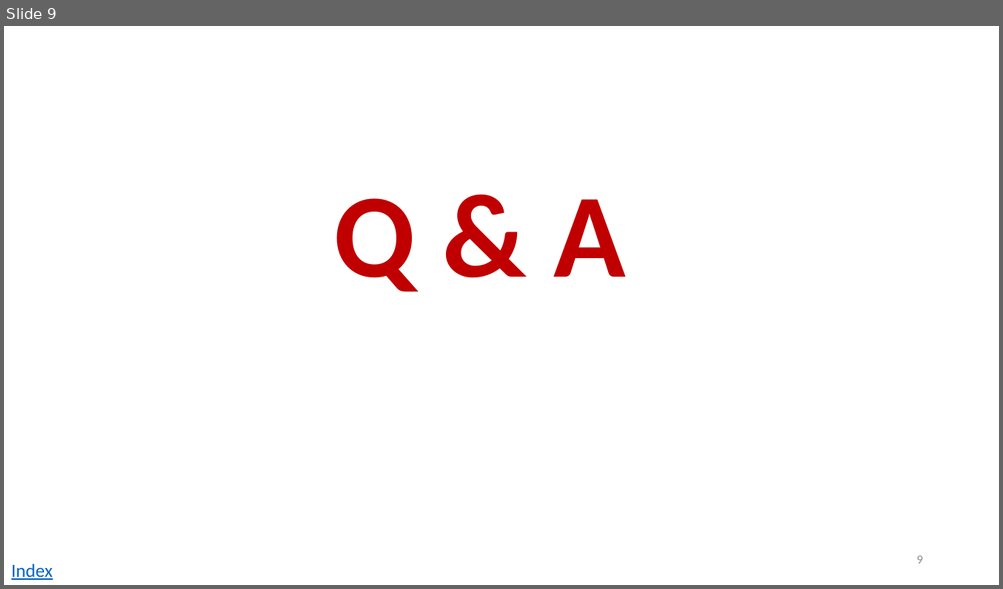
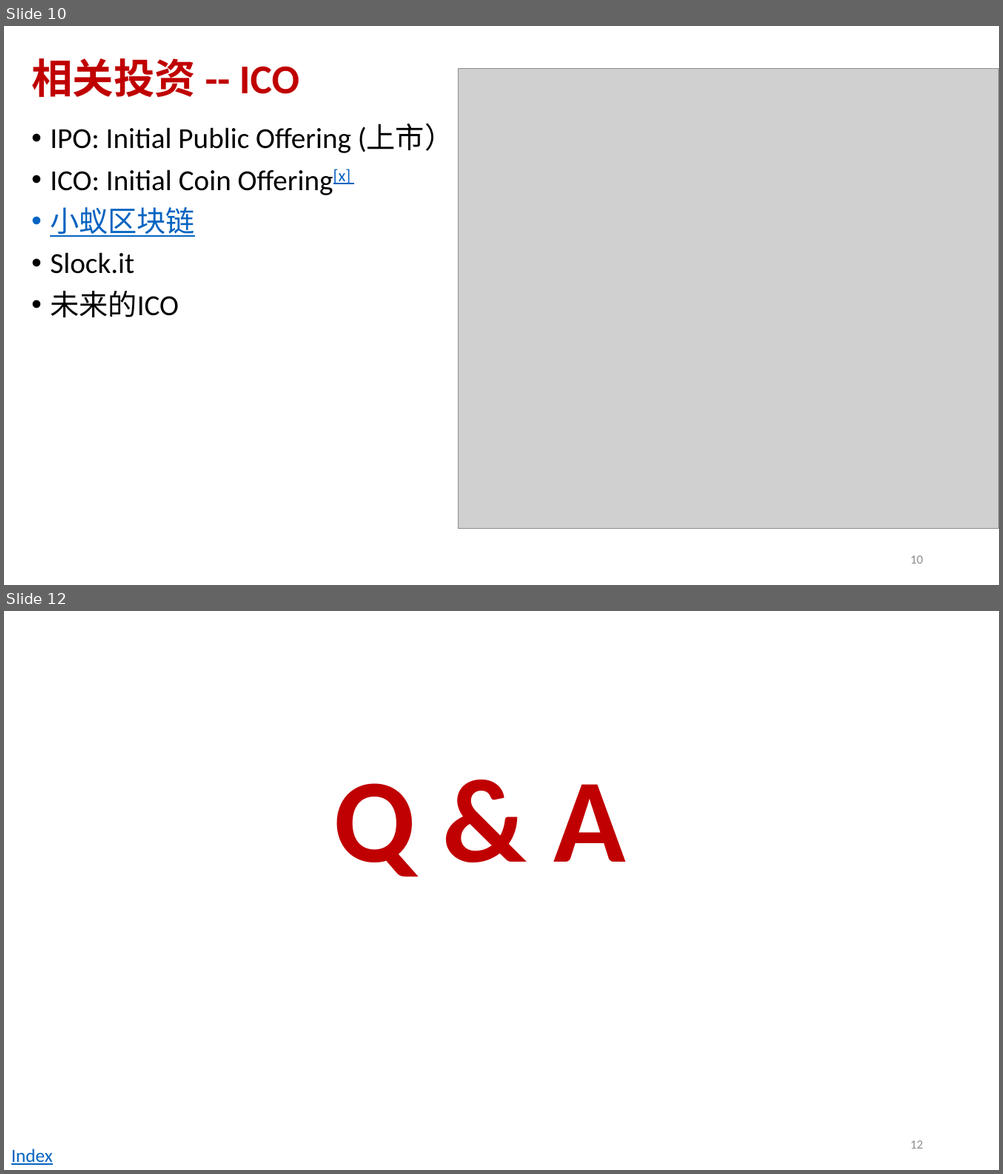
Before and after one commit to andyplusplus/blockchain, a slide deck: how_bitcoin_works_2/bc_0_blockChain.pptx. Shown one above the other, each under a label of ours: slide 9 before the commit, slides 10 and 12 after it; the slides between them are not shown. The pictures are 1003x589 and 1003x1174 pixels, drawn with LibreOffice and Linux fonts; fonts in the diff are those of the drawing; grey boxes stand for pictures. Boxes give left, top, right and bottom in pixels: in the first picture for what was removed or moved away, otherwise in the second. Text is boxed around its words. In the diff, an @@ line names an element or a change of style, - is before the commit and + after.

```diff
--- a/how_bitcoin_works_2/bc_0_blockChain.pptx
+++ b/how_bitcoin_works_2/bc_0_blockChain.pptx
@@ slide 10 added at (4, 26, 999, 585), background #FFFFFF @@
@@ title added at (31, 59, 299, 97), 39.6 pt, text #C00000, bold @@
+相关投资 -- ICO
@@ picture added at (458, 68, 999, 530) @@
@@ text added at (50, 124, 453, 318), 28 pt, text #000000 @@
+• IPO: Initial Public Offering (上市）
+• ICO: Initial Coin Offering[x]
+• 小蚁区块链
+• Slock.it
+• 未来的ICO
@@ page number added at (910, 556, 922, 564), 12 pt, text #8C8C8C @@
+10
@@ what was slide 9 is now slide 12 @@
@@ page number at (910, 1141, 922, 1149): text changed @@
-9
+12
```
Also in this commit, not shown: 3 slides changed, 5 other slides added, 3 slides removed, 15 other files.
